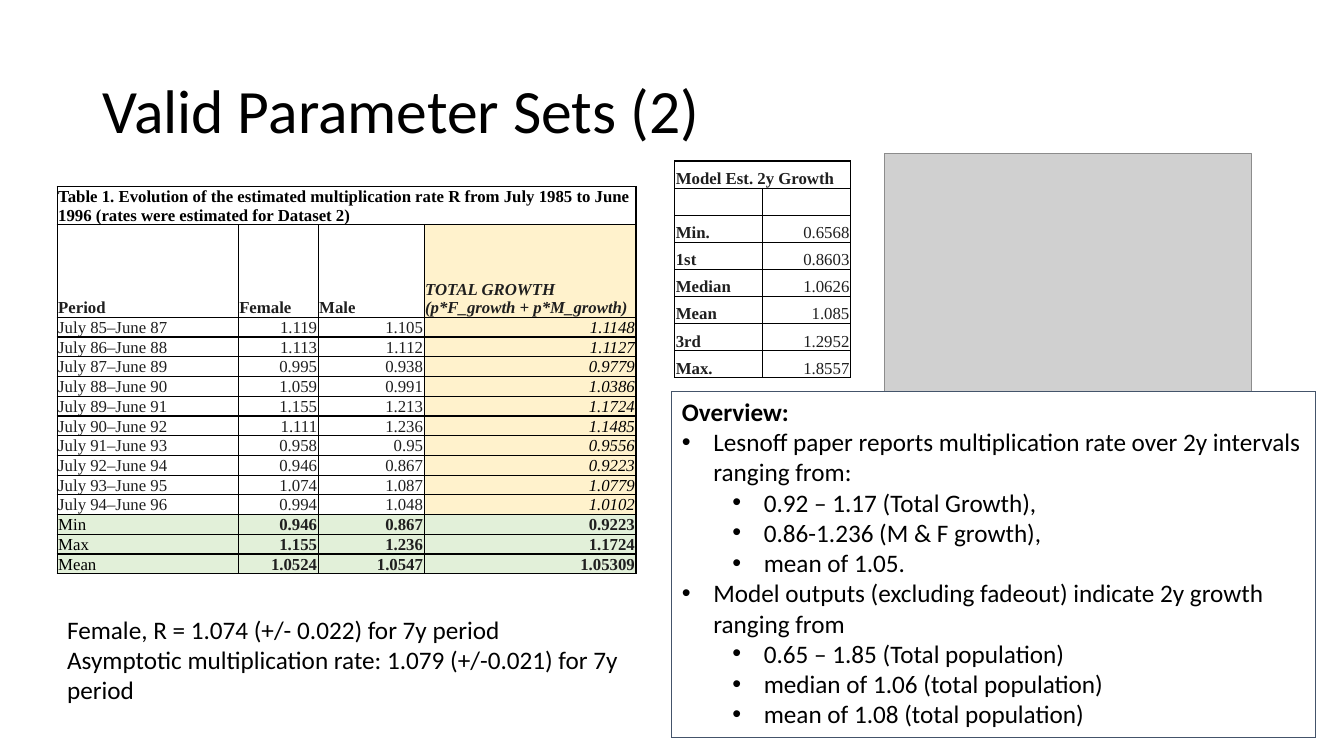
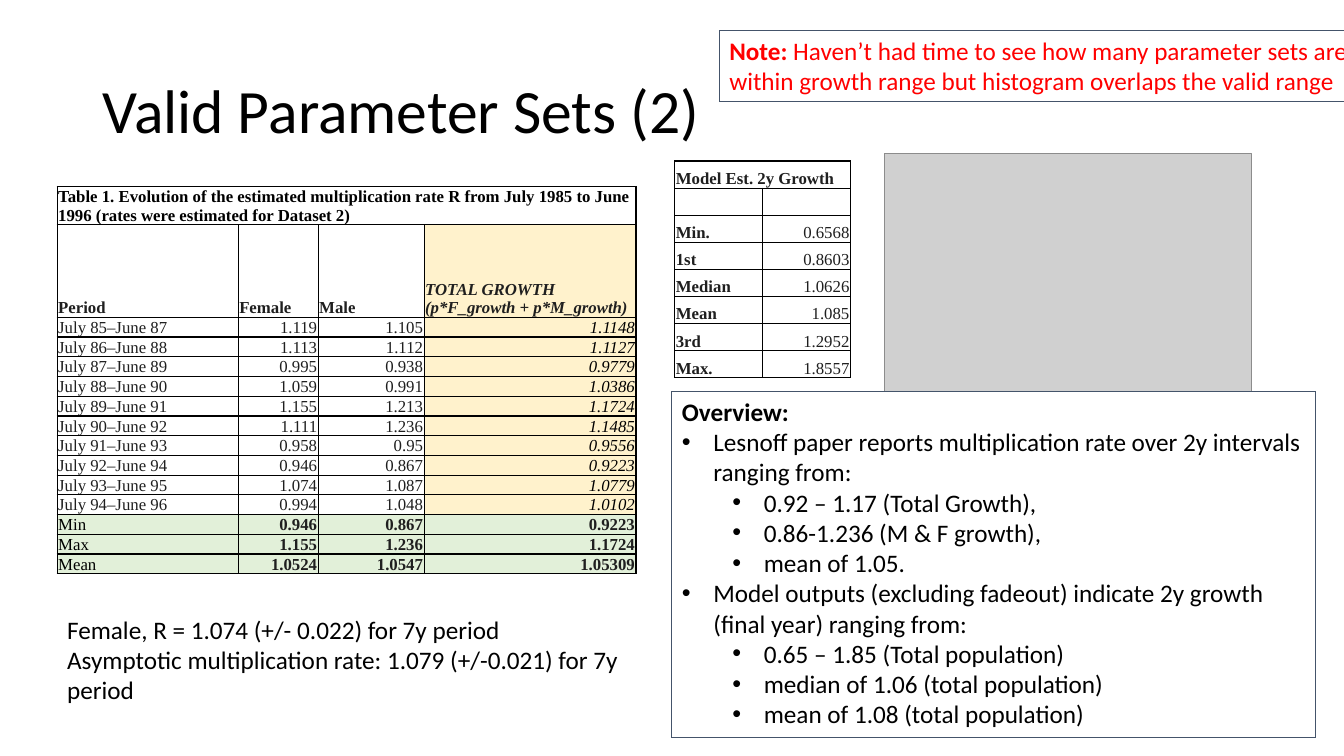
Before and after one commit to BethSavagar/demographic_model_1, a slide deck: slide 15 of presentations/profile-validation/lesnoff.pptx (slide 14 before the commit). Drawn at 1344x756 pixels with LibreOffice and Linux fonts; fonts in the diff are those of the drawing; grey boxes stand for pictures. Boxes give left, top, right and bottom in pixels: in the first picture for what was removed or moved away, otherwise in the second. Text is boxed around its words. In the diff, an @@ line names an element or a change of style, - is before the commit and + after.

Commit message:
tidying lesnoff data validation

```diff
--- a/presentations/profile-validation/lesnoff.pptx
+++ b/presentations/profile-validation/lesnoff.pptx
@@ rectangle added at (720,30,1344,102), outline #44546A 0.75 pt, 18 pt, text #FF0000 @@
+Note: Haven’t had time to see how many parameter sets are within growth range but histogram overlaps the valid range
@@ text in rectangle at (713,583,1263,638): text changed @@
-• Model outputs (excluding fadeout) indicate 2y growth ranging from
+• Model outputs (excluding fadeout) indicate 2y growth (final year) ranging from:
```
Also in this commit, not shown: 11 other slides changed, 3 slides added, 4 other files.
